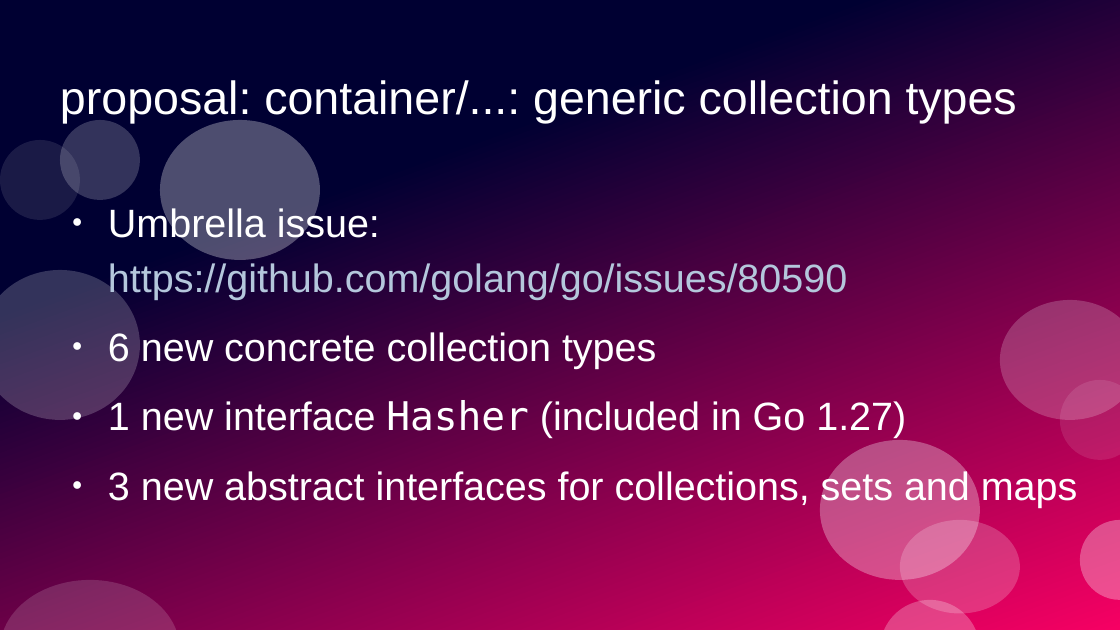
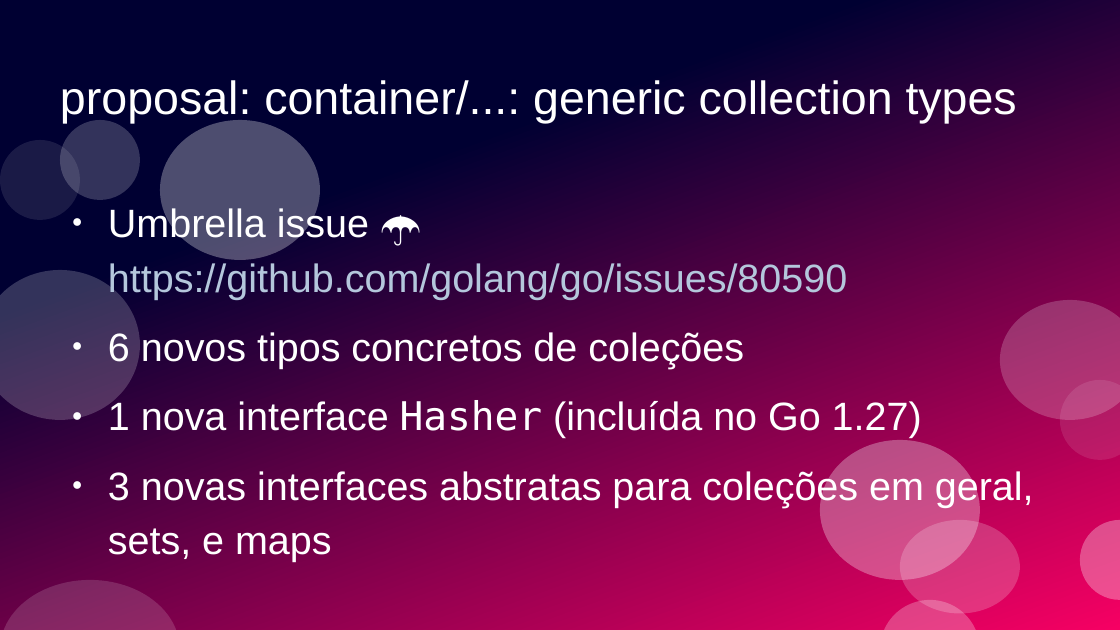
Before and after one commit to ramalho/sets-in-go, a slide deck: slide 35 of conj-em-go1_28.odp (slide 34 before the commit). Drawn at 1120x630 pixels with LibreOffice and Linux fonts; fonts in the diff are those of the drawing. Boxes give left, top, right and bottom in pixels: in the first picture for what was removed or moved away, otherwise in the second. Text is boxed around its words. In the diff, an @@ line names an element or a change of style, - is before the commit and + after.

```diff
--- a/conj-em-go1_28.odp
+++ b/conj-em-go1_28.odp
@@ text at box(108, 206, 1034, 562): text changed @@
-● Umbrella issue:
-  https://github.com/golang/go/issues/80590
-● 6 new concrete collection types
-● 1 new interface Hasher (included in Go 1.27)
-● 3 new abstract interfaces for collections, sets and maps
+● Umbrella issue ☂
+  https://github.com/golang/go/issues/80590
+● 6 novos tipos concretos de coleções
+● 1 nova interface Hasher (incluída no Go 1.27)
+● 3 novas interfaces abstratas para coleções em geral, sets, e maps
```
Also in this commit, not shown: 52 other slides changed, 12 slides added, 9 slides removed, 5 other files.
